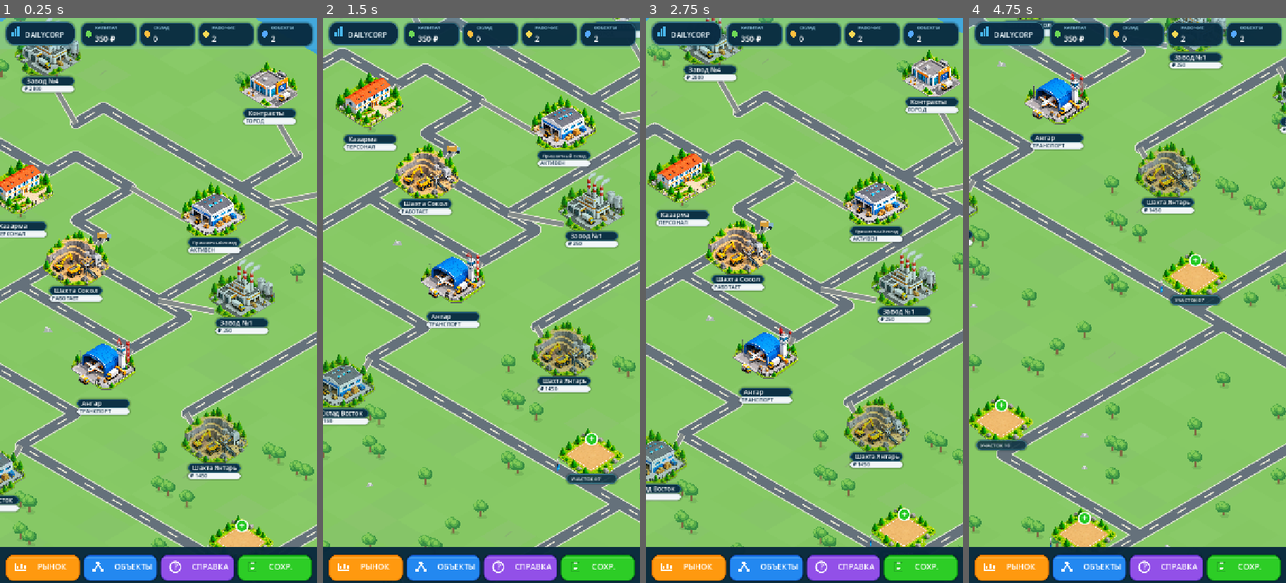
Above: before the commit, frames 1-4 (left to right).
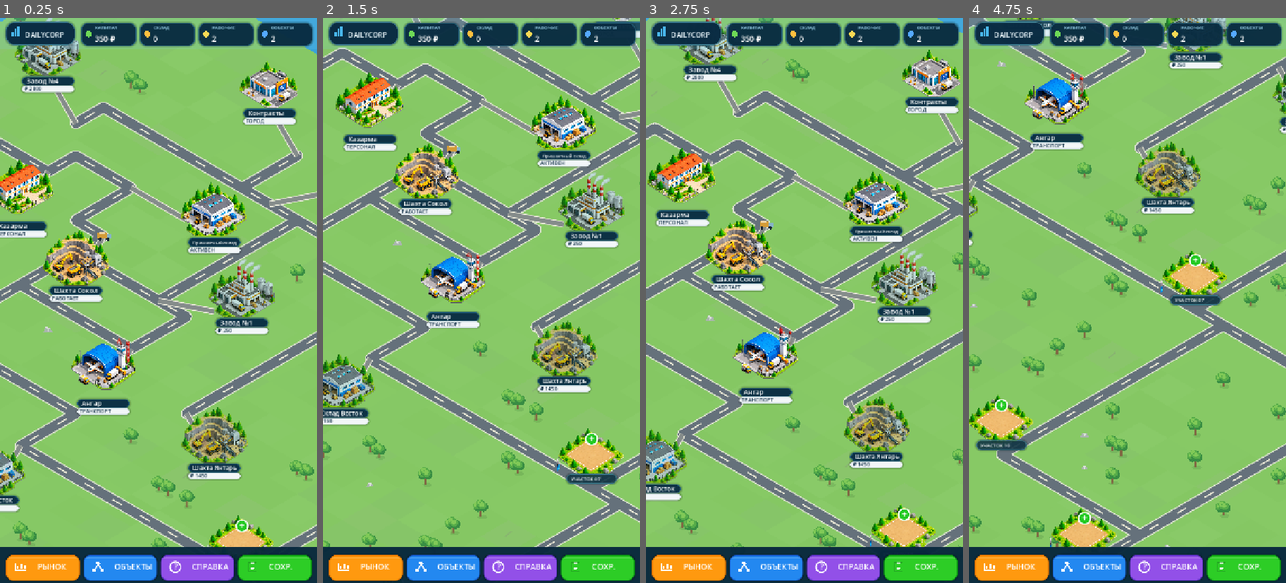
Above: after the commit, the same moments.

Repository: WarfWar/DailyCorp
Game: Godot game, scene res://scenes/main.tscn
Same seed, same stepped clock (60 frames per second), same inputs: the game is played once before the commit and once after it.
Inputs (mouse positions are in pixels of both pictures, inside the frame that each line leads up to):
- Up to frame 1 (0.25 s): no input
- Up to frame 2 (1.5 s): tap Enter at 0.5 s; drag from (481, 300) to (513, 176) at 0.52 s; tap Space at 1.25 s; drag from (481, 300) to (465, 413) at 1.27 s
- Up to frame 3 (2.75 s): tap Enter at 2 s; move the mouse to (836, 176) at 2.02 s; click (836, 176) at 2.17 s
- Up to frame 4 (4.75 s): tap Space at 2.75, 4.25 s; drag from (1111, 413) to (1032, 215) at 2.77 s; tap Enter at 3.5 s; move the mouse to (1222, 385) at 3.52 s; click (1222, 385) at 3.67 s; drag from (1032, 215) to (1079, 159) at 4.27 s

The runs differ from the first frame. In frame 1, 0.6% of the frame differs, in the area x 0-91%, y 7-88%; in frame 2, 0.3%; in frame 3, 0.6%, in the area x 0-96%, y 4-86%; in frame 4, 0.4%.

Commit message:
Cull offscreen isometric tiles/decor, sort by actual building pad depth, avoid trees through buildings

Diff:
--- a/scripts/world_view.gd
+++ b/scripts/world_view.gd
@@ -981,12 +981,45 @@
     draw_colored_polygon(PackedVector2Array([p+Vector2(-w*0.35,-w*0.55),p+Vector2(w*0.34,-w*0.46),
         p+Vector2(0,w*0.15)]),Color("#d8dfd9"))
 
+func visible_world_limits(extra: float = 3.0) -> Rect2i:
+    # Inverse-project the screen corners. Only visible tiles are submitted each
+    # frame, especially important on low-end Android devices when panning.
+    var corners: Array = [
+        world_from_screen(Vector2(-120,-120)),
+        world_from_screen(Vector2(size.x+120,-120)),
+        world_from_screen(Vector2(-120,size.y+120)),
+        world_from_screen(Vector2(size.x+120,size.y+120))
+    ]
+    var xmin := float(MAP_W)
+    var ymin := float(MAP_H)
+    var xmax := 0.0
+    var ymax := 0.0
+    for corner in corners:
+        xmin = minf(xmin,corner.x)
+        ymin = minf(ymin,corner.y)
+        xmax = maxf(xmax,corner.x)
+        ymax = maxf(ymax,corner.y)
+    var left := clampi(floori(xmin-extra),0,MAP_W-1)
+    var top := clampi(floori(ymin-extra),0,MAP_H-1)
+    var right := clampi(ceili(xmax+extra),0,MAP_W-1)
+    var bottom := clampi(ceili(ymax+extra),0,MAP_H-1)
+    return Rect2i(left,top,maxi(1,right-left+1),maxi(1,bottom-top+1))
+
+func sort_visual_entities(a: Dictionary,b: Dictionary) -> bool:
+    var a_ground: Vector2 = building_visual_anchor(a["pos"])
+    var b_ground: Vector2 = building_visual_anchor(b["pos"])
+    return a_ground.x+a_ground.y < b_ground.x+b_ground.y
+
 func draw_casual_decor() -> void:
     if world_roads.is_empty():
         make_road_network()
+    # A crowded view hides some decoration at far zoom to keep mobile FPS.
+    if world_zoom < 0.58:
+        return
     var centers: Array = scene_entities()
-    for x in range(MAP_W):
-        for y in range(MAP_H):
+    var box := visible_world_limits(2.5)
+    for x in range(box.position.x,box.end.x):
+        for y in range(box.position.y,box.end.y):
             var pos := world_screen(Vector2(x,y))
             if pos.x < -70 or pos.x > size.x+70 or pos.y < -75 or pos.y > size.y+75:
                 continue
@@ -994,7 +1027,8 @@
                 continue
             var busy := false
             for entry in centers:
-                if Vector2(x,y).distance_to(Vector2(entry["pos"])) < 2.05:
+                var world_cell := Vector2(x,y)
+                if world_cell.distance_to(Vector2(entry["pos"])) < 1.75 or world_cell.distance_to(building_visual_anchor(entry["pos"])) < 1.75:
                     busy = true
                     break
             if busy:
@@ -1515,10 +1549,15 @@
     if world_roads.is_empty():
         world_roads = make_road_network()
     # Back-to-front depth order keeps isometric cliff edges and trees coherent.
-    for depth in range(MAP_W+MAP_H-1):
-        for x in range(MAP_W):
+    var visible_box := visible_world_limits(3.0)
+    var left := visible_box.position.x
+    var top := visible_box.position.y
+    var right := visible_box.end.x
+    var bottom := visible_box.end.y
+    for depth in range(left+top,right+bottom-1):
+        for x in range(left,right):
             var y := depth-x
-            if y < 0 or y >= MAP_H:
+            if y < top or y >= bottom:
                 continue
             var position := world_screen(Vector2(x,y))
             var ground := field_kind(x,y)
@@ -1528,6 +1567,9 @@
     draw_road_system()
     draw_casual_decor()
     var entities: Array = scene_entities()
+    if not layout_ready:
+        rebuild_site_layout()
+    entities.sort_custom(Callable(self,"sort_visual_entities"))
     draw_service_drives(entities)
     for index in range(EXPANSION_PLOTS.size()):
         var location: Vector2i = EXPANSION_PLOTS[index]
